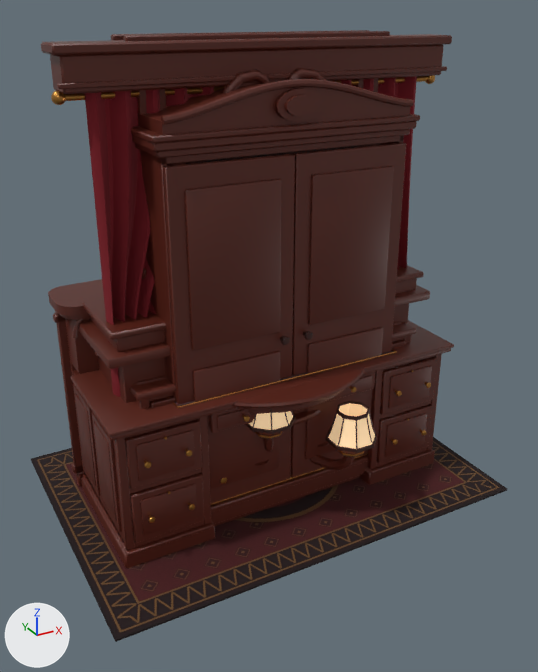
The Blender file props/HotelSet/HotelSet.blend: old version first, new version second.
One viewpoint serves both versions: a 50 mm lens placed at (-1.66, -3.11, 2.4), pointed at (-0.01, -0.11, 0.89). The lights are fixed; the arrows at lower left show +X, +Y and +Z. The older version comes first.

Script lines for the objects in view, before the commit:
```python
me_curtains_right = bpy.data.meshes.new('Curtains_Right')
me_curtains_right.from_pydata(...)  # 3330 vertices, 3168 faces; spans x -0.38..0.38, y -0.07..0.07, z -1.04..1.04
me_curtains_right.polygons.foreach_set('use_smooth', [True] * 3168)
me_curtains_right.materials.append(mat_fabric)  # dark red #7b0e1c
me_curtains_rod = bpy.data.meshes.new('Curtains_Rod')
me_curtains_rod.from_pydata(...)  # a 12-sided cylinder along x spanning x -0.9..0.9, y -0.01..0.01, z -0.01..0.01; a UV sphere (12 segments, 8 rings, poles along z) spanning x -0.95..-0.89, y -0.03..0.03, z -0.03..0.03; a UV sphere (12 segments, 8 rings, poles along z) spanning x 0.89..0.95, y -0.03..0.03, z -0.03..0.03
me_curtains_rod.polygons.foreach_set('use_smooth', [True] * 224)
me_curtains_rod.materials.append(mat_brass)  # orange #c58d46
me_dresser_body = bpy.data.meshes.new('Dresser_Body')
me_dresser_body.from_pydata(...)  # 392 vertices, 418 faces; spans x -0.77..0.77, y -0.29..0.29, z -0.42..0.42
me_dresser_body.polygons.foreach_set('use_smooth', [True] * 418)
me_dresser_body.materials.append(mat_wood)  # dark red #572114
ob_curtains_right = bpy.data.objects.new('Curtains_Right', me_curtains_right)
ob_curtains_right.location = (0.44, -0.076, 1.06)
ob_curtains_rod = bpy.data.objects.new('Curtains_Rod', me_curtains_rod)
ob_curtains_rod.location = (0.0, -0.07, 2.08)
ob_dresser_body = bpy.data.objects.new('Dresser_Body', me_dresser_body)
ob_dresser_body.location = (0.0, -0.008, 0.425)
# also in view: 'Fireplace_Body' at (0.0, -0.04, 0.56); 'ReceptionDesk_DrawerR1' at (0.69, -0.26, 0.56); 'Door_Body' at (0.0, 0.0, 1.15); 'Rug_Body' at (0.0, 0.0, 0.01); 'ReceptionDesk_DrawerR2' at (0.69, -0.26, 0.26)
```
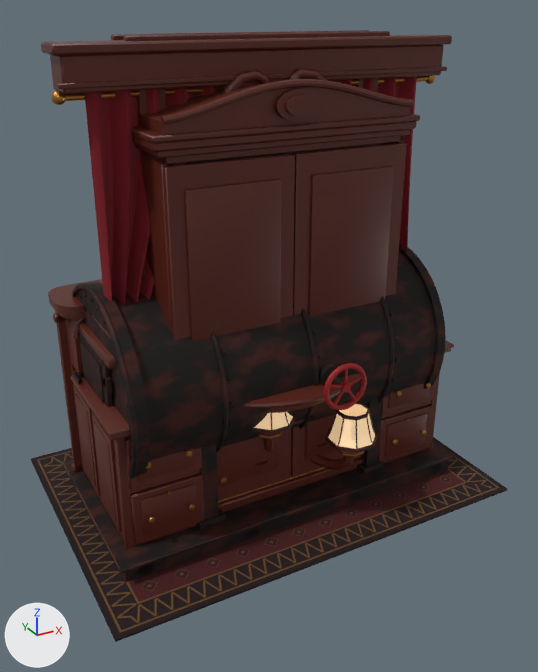
Where the change shows, as pixel boxes [x1, y1, x2, y2] in the pictures (538 x 672 px):
'Boiler_Body', added
    after: [64, 246, 456, 582]
'Boiler_Door', added
    after: [77, 330, 112, 407]
'Boiler_Valve', added (red)
    after: [323, 363, 367, 410]
'Boiler_Pipes', added
    after: [319, 364, 343, 385]
'Boiler_Rivets', added (mostly hidden)
    after: [76, 293, 398, 461]
'Boiler_Door_Handle', added
    after: [74, 372, 84, 384]
'Fireplace_Body', unchanged, covered by the edit
    before: [78, 265, 430, 526]
    after: [78, 308, 143, 494]
'ReceptionDesk_DrawerR1', unchanged, covered by the edit
    before: [380, 357, 437, 414]
    after: [381, 383, 434, 414]

Edits to the bpy script that builds the scene:
```text
Add mat_redpaint:
    mat_redpaint = principled_material('RedPaint')
    mat_redpaint.base_color = (0.311, 0.00552, 0.0037)  # red #97110c
    mat_redpaint.roughness = 0.6
Add me_boiler_valve:
    me_boiler_valve.from_pydata(...)  # 340 vertices, 358 faces; spans x -0.118..0.118, y -0.015..0.015, z -0.118..0.118
    me_boiler_valve.polygons.foreach_set('use_smooth', [True] * 358)
    me_boiler_valve.materials.append(mat_redpaint)  # red #97110c
Add me_boiler_pipes:
    me_boiler_pipes.from_pydata(...)  # 624 vertices, 736 faces; spans x -0.67..0.67, y -0.51..0.51, z -0.83..0.83
    me_boiler_pipes.polygons.foreach_set('use_smooth', [True] * 736)
    me_boiler_pipes.materials.append(mat_rust)
Add me_boiler_door_handle:
    me_boiler_door_handle.from_pydata(...)  # 48 vertices, 52 faces; spans x -0.025..0.025, y -0.04..0.04, z -0.012..0.012
    me_boiler_door_handle.polygons.foreach_set('use_smooth', [True] * 52)
    me_boiler_door_handle.materials.append(mat_iron)  # dark grey #312e2c
Add me_boiler_door:
    me_boiler_door.from_pydata(...)  # 208 vertices, 240 faces; spans x -0.016..0.016, y -0.215..0.215, z -0.22..0.22
    me_boiler_door.polygons.foreach_set('use_smooth', [True] * 240)
    me_boiler_door.materials.append(mat_rust)
Add me_boiler_rivets:
    me_boiler_rivets.from_pydata(...)  # 2000 vertices, 2400 faces; spans x -0.697..0.697, y -0.467..0.467, z -0.467..0.467
    me_boiler_rivets.polygons.foreach_set('use_smooth', [True] * 2400)
    me_boiler_rivets.materials.append(mat_rust)
Add me_boiler_body:
    me_boiler_body.from_pydata(...)  # 1736 vertices, 1778 faces; spans x -0.97..0.97, y -0.5..0.5, z -0.63..0.63
    me_boiler_body.polygons.foreach_set('use_smooth', [True] * 1778)
    me_boiler_body.materials.append(mat_rust)
Add ob_boiler_valve:
    ob_boiler_valve = bpy.data.objects.new('Boiler_Valve', me_boiler_valve)
    ob_boiler_valve.location = (0.12, -0.6, 0.8)
Add ob_boiler_pipes:
    ob_boiler_pipes = bpy.data.objects.new('Boiler_Pipes', me_boiler_pipes)
    ob_boiler_pipes.location = (0.052, -0.089, 0.955)
Add ob_boiler_door_handle:
    ob_boiler_door_handle = bpy.data.objects.new('Boiler_Door_Handle', me_boiler_door_handle)
    ob_boiler_door_handle.location = (-0.91, 0.12, 0.78)
Add ob_boiler_door:
    ob_boiler_door = bpy.data.objects.new('Boiler_Door', me_boiler_door)
    ob_boiler_door.location = (-0.874, -0.015, 0.78)
Add ob_boiler_rivets:
    ob_boiler_rivets = bpy.data.objects.new('Boiler_Rivets', me_boiler_rivets)
    ob_boiler_rivets.location = (-0.164, 0.0, 0.78)
Add ob_boiler_body:
    ob_boiler_body = bpy.data.objects.new('Boiler_Body', me_boiler_body)
    ob_boiler_body.location = (0.0, 0.0, 0.632)
```
